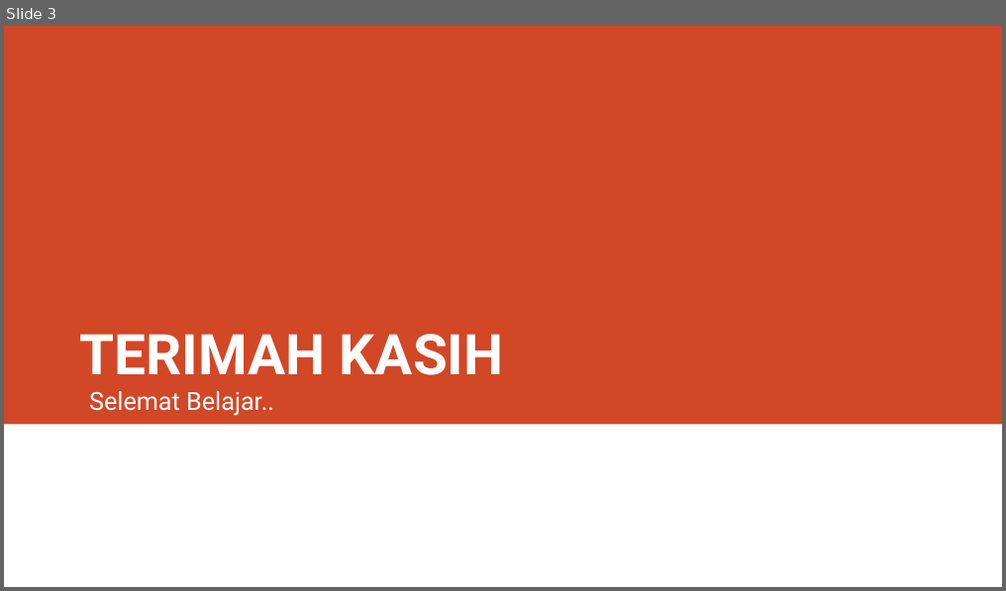
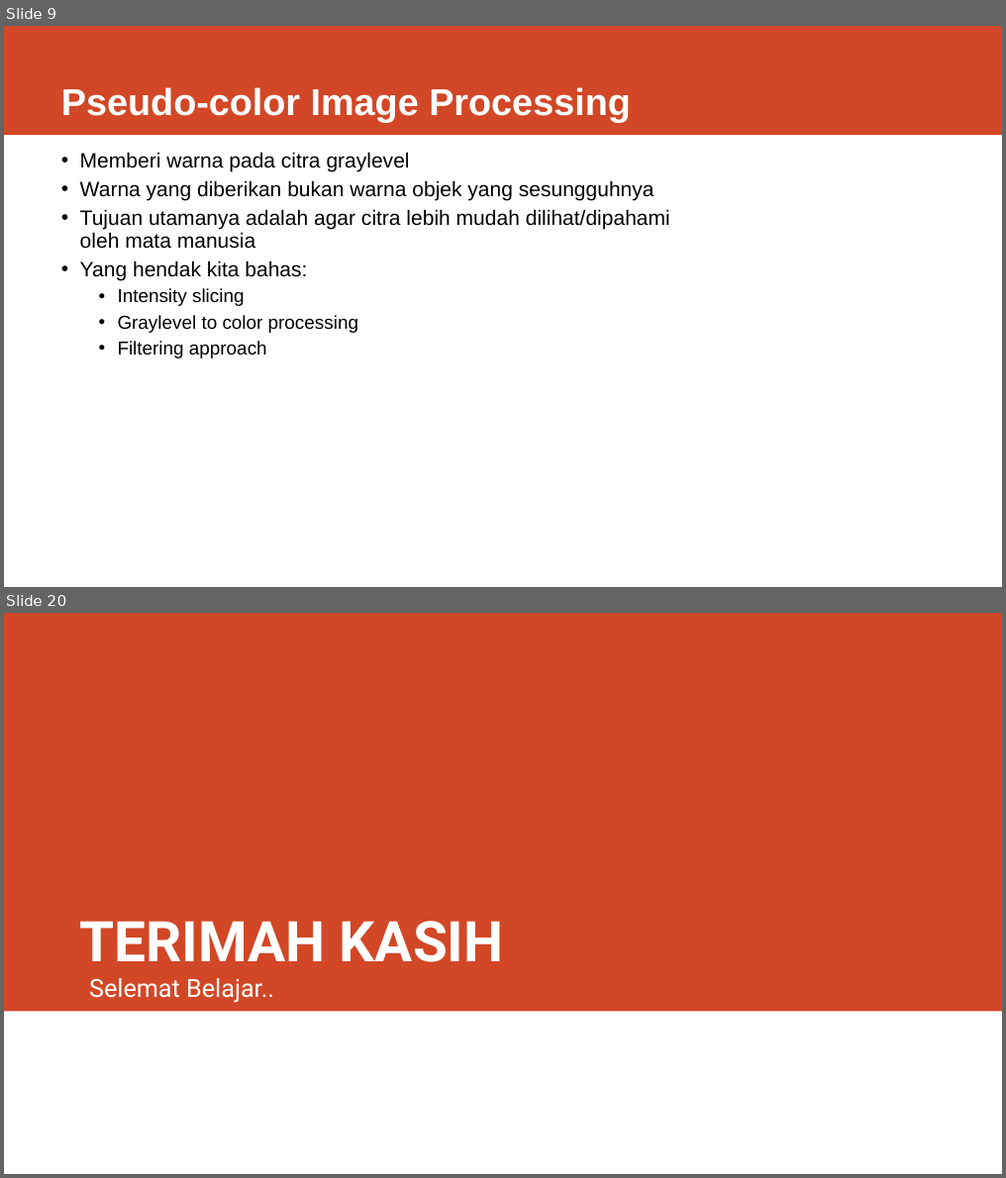
Before and after one commit to rizalarfani/Pengolahan-Citra-Digital-PCD-, a slide deck: Materi/Matriks.pptx. Shown one above the other, each under a label of ours: slide 3 before the commit, slides 9 and 20 after it; the slides between them are not shown. The pictures are 1006x591 and 1006x1178 pixels, drawn with LibreOffice and Linux fonts; fonts in the diff are those of the drawing. Boxes give left, top, right and bottom in pixels: in the first picture for what was removed or moved away, otherwise in the second. Text is boxed around its words. In the diff, an @@ line names an element or a change of style, - is before the commit and + after.

Commit message:
add color image dan latihan color image

```diff
--- a/Materi/Matriks.pptx
+++ b/Materi/Matriks.pptx
@@ slide 9 added at bbox=[4, 26, 1002, 587], background #FFFFFF @@
@@ rectangle added at bbox=[4, 26, 1002, 135], fill #D24726 @@
@@ title added at bbox=[61, 87, 631, 122], 36 pt, text #FFFFFF, bold @@
+Pseudo-color Image Processing
@@ text added at bbox=[80, 152, 670, 359], 20 pt, text #000000 @@
+• Memberi warna pada citra graylevel
+• Warna yang diberikan bukan warna objek yang sesungguhnya
+• Tujuan utamanya adalah agar citra lebih mudah dilihat/dipahami oleh mata manusia
+• Yang hendak kita bahas:
+  • Intensity slicing
+  • Graylevel to color processing
+  • Filtering approach
@@ what was slide 3 is now slide 20 @@
```
Also in this commit, not shown: 1 slide changed, 17 other slides added, 1 slide removed, 2 other files.
